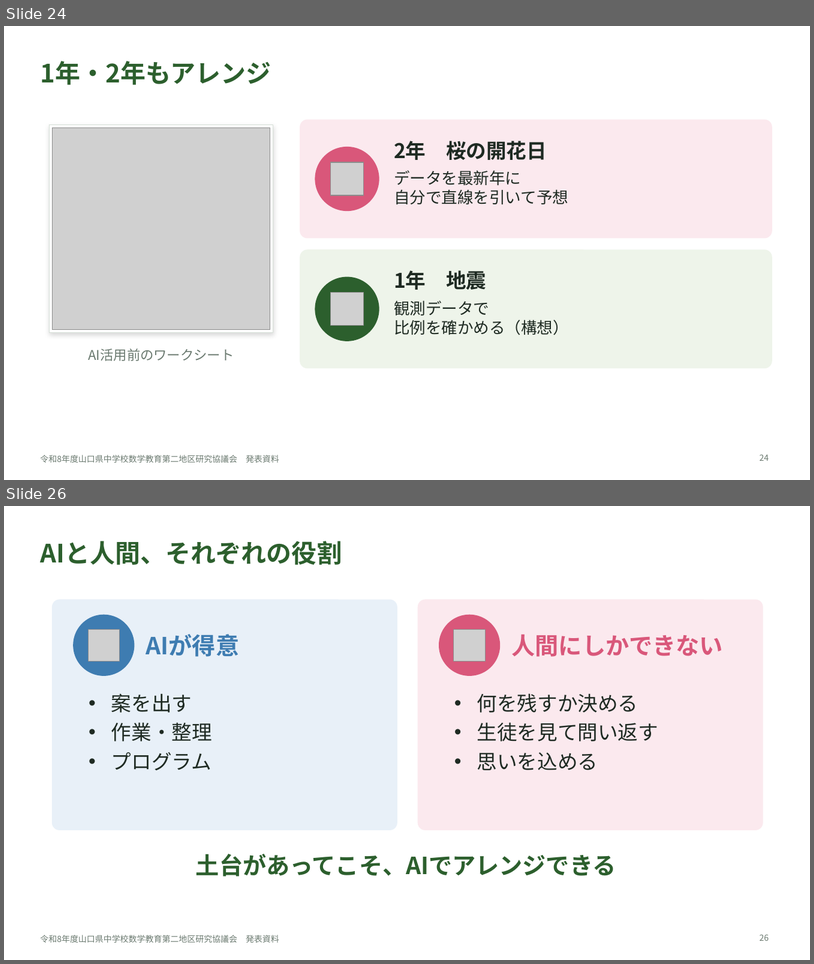
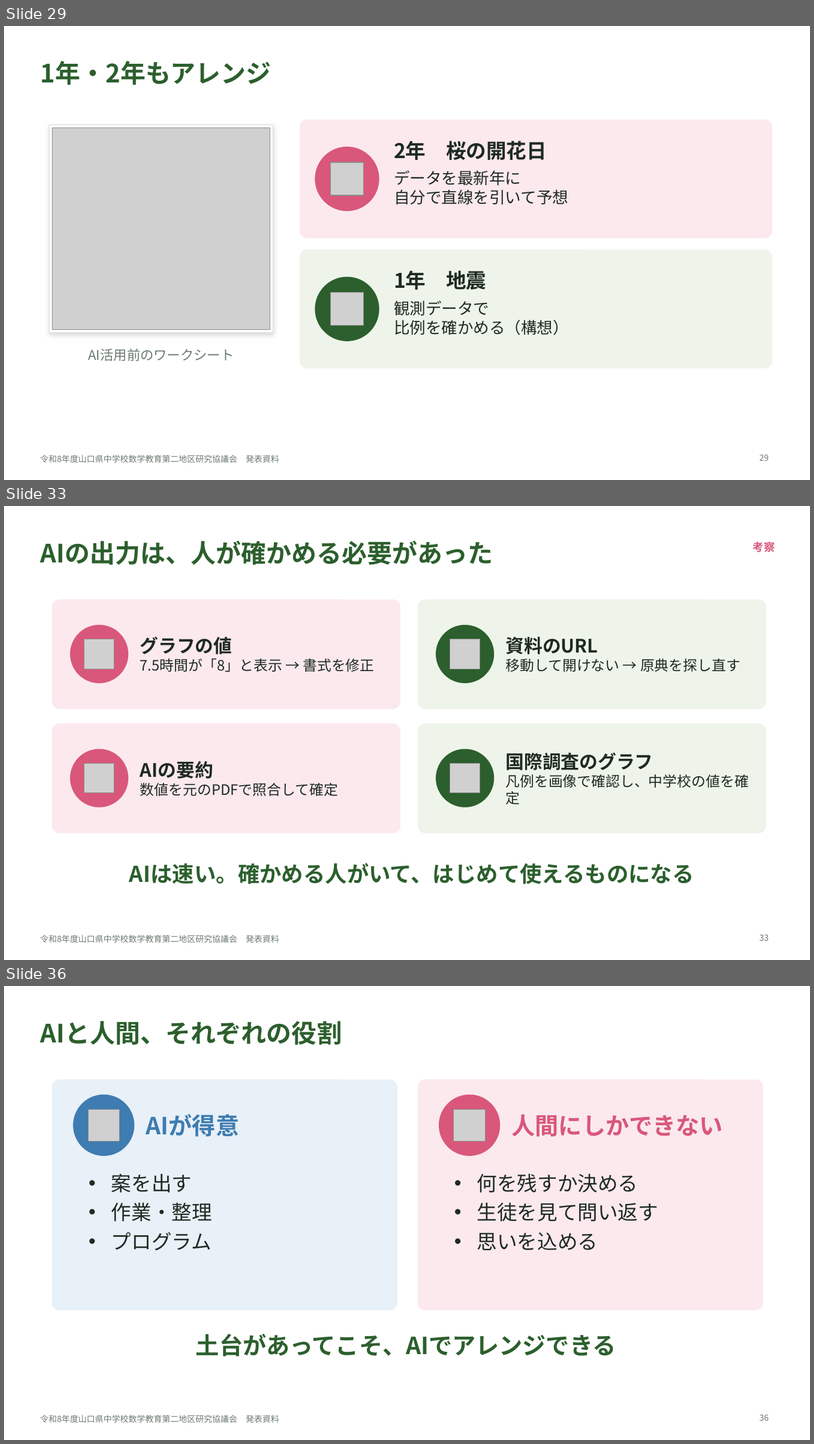
Before and after one commit to margiela14th-sudo/my-ai-project, a slide deck: 07_完成資料/県大会発表_生成AI授業再構築.pptx. Shown one above the other, each under a label of ours: slides 24 and 26 before the commit, slides 29, 33 and 36 after it; the slides between them are not shown. The pictures are 814x964 and 814x1444 pixels, drawn with LibreOffice and Linux fonts; fonts in the diff are those of the drawing; grey boxes stand for pictures. Boxes give left, top, right and bottom in pixels: in the first picture for what was removed or moved away, otherwise in the second. Text is boxed around its words. In the diff, an @@ line names an element or a change of style, - is before the commit and + after.

```diff
--- a/07_完成資料/県大会発表_生成AI授業再構築.pptx
+++ b/07_完成資料/県大会発表_生成AI授業再構築.pptx
@@ slide 33 added at bbox=[4, 506, 810, 960], background #FFFFFF; not listed: 1 template element that a slide beside it also shows @@
@@ title added at bbox=[40, 540, 493, 565], 30 pt, text #2C5F2D, bold @@
+AIの出力は、人が確かめる必要があった
@@ text added at bbox=[753, 541, 775, 552], 13 pt, text #D9577A, bold @@
+考察
@@ rounded rectangle added at bbox=[53, 600, 400, 709], fill #FBE9EE, outline #FBE9EE 1 pt @@
@@ rounded rectangle added at bbox=[419, 600, 766, 709], fill #EEF4EA, outline #EEF4EA 1 pt @@
@@ ellipse added at bbox=[71, 625, 128, 682], fill #D9577A, outline #D9577A 1 pt @@
@@ ellipse added at bbox=[437, 625, 494, 682], fill #2C5F2D, outline #2C5F2D 1 pt @@
@@ picture added at bbox=[84, 639, 114, 669] @@
@@ text added at bbox=[140, 636, 374, 672], 17 pt, text #1E2A22 @@
+グラフの値
+7.5時間が「8」と表示 → 書式を修正
@@ picture added at bbox=[450, 639, 480, 669] @@
@@ text added at bbox=[506, 637, 741, 672], 17 pt, text #1E2A22 @@
+資料のURL
+移動して開けない → 原典を探し直す
@@ rounded rectangle added at bbox=[53, 724, 400, 832], fill #FBE9EE, outline #FBE9EE 1 pt @@
@@ rounded rectangle added at bbox=[419, 724, 766, 832], fill #EEF4EA, outline #EEF4EA 1 pt @@
@@ ellipse added at bbox=[71, 749, 128, 807], fill #D9577A, outline #D9577A 1 pt @@
@@ ellipse added at bbox=[437, 749, 494, 807], fill #2C5F2D, outline #2C5F2D 1 pt @@
@@ text added at bbox=[506, 752, 749, 804], 17 pt, text #1E2A22 @@
+国際調査のグラフ
+凡例を画像で確認し、中学校の値を確定
@@ picture added at bbox=[84, 763, 114, 793] @@
@@ text added at bbox=[140, 761, 338, 796], 17 pt, text #1E2A22 @@
+AIの要約
+数値を元のPDFで照合して確定
@@ picture added at bbox=[450, 763, 480, 793] @@
@@ text added at bbox=[129, 862, 695, 884], 26 pt, text #2C5F2D, bold @@
+AIは速い。確かめる人がいて、はじめて使えるものになる
@@ page number added at bbox=[760, 934, 770, 940], 10 pt, text #6B7A70 @@
+33
@@ what was slide 24 is now slide 29 @@
@@ page number at bbox=[760, 454, 770, 460]: text changed @@
-24
+29
@@ what was slide 26 is now slide 36 @@
@@ page number at bbox=[760, 1414, 770, 1420]: text changed @@
-26
+36
```
Also in this commit, not shown: 2 slides changed, 9 other slides added, 1 slide removed, 14 other files.
